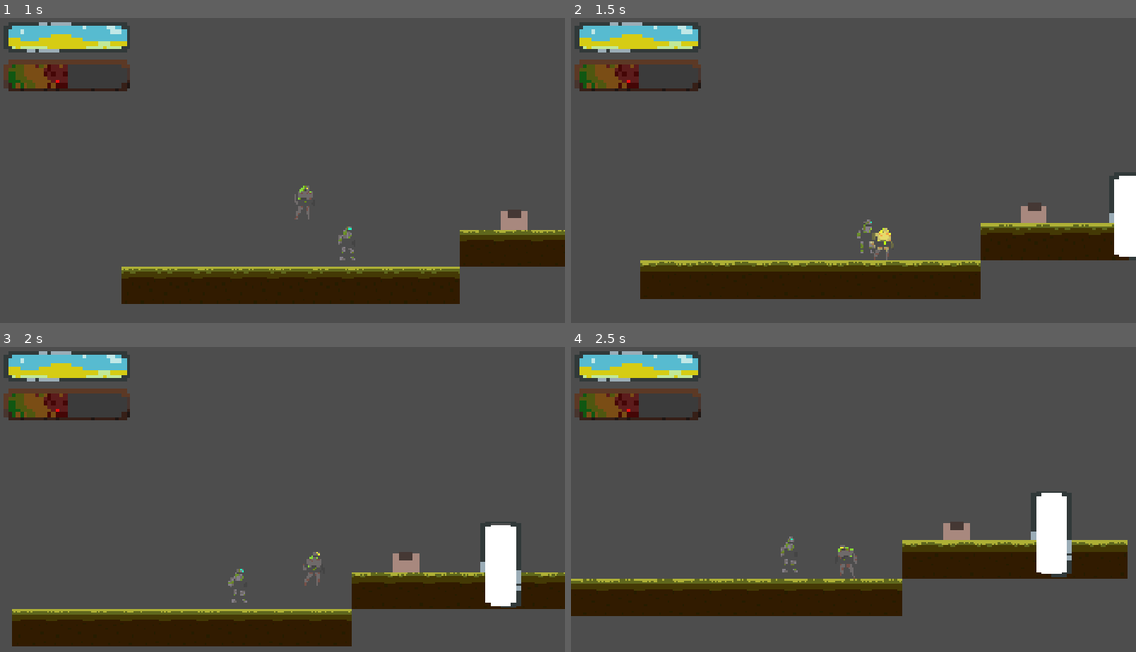
Above: before the commit, frames 1-4 (two rows, left to right).
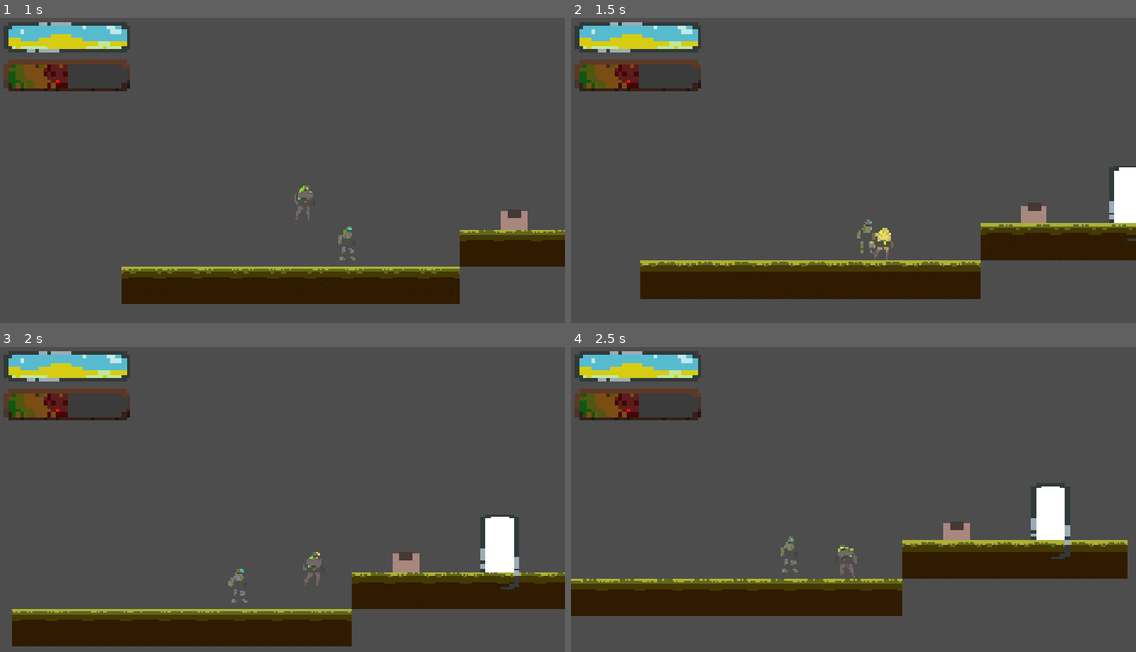
Above: after the commit, the same moments.

Repository: Luduturgist/Tech-2-Platformer
Game: Godot game, scene res://UI/Menus/Level Select.tscn
Same seed, same stepped clock (60 frames per second), same inputs: the game is played once before the commit and once after it. This scene is started directly instead of the project's main scene.
Inputs:
- Up to frame 1 (1 s): tap Enter (ui_accept) at 0.5 s; hold D (Right) from 0.53 s (still down); tap E (Interact) at 0.6 s; tap Space (Jump) at 0.77 s
- Up to frame 2 (1.5 s): keep holding D (Right); tap F (Cheer) at 1.35 s
- Up to frame 3 (2 s): keep holding D (Right); tap Space (Jump) at 1.52 s; tap E (Interact) at 1.55 s
- Up to frame 4 (2.5 s): release D (Right) at 2.03 s; hold A (Left) from 2.03 s (still down); tap E (Interact) at 2.1 s

Frame 1 is identical in both runs. In frame 2, 0.6% of the frame differs, in the area x 95-100%, y 48-80%; in frame 3, 1.1%, in the area x 85-93%, y 54-86%; in frame 4, 1.1%.

Commit message:
Door tweaks

Diff:
--- a/Godot/Petrichor/Interacteable/Door/door_object.gd
+++ b/Godot/Petrichor/Interacteable/Door/door_object.gd
@@ -1,7 +1,7 @@
 extends Event_Object
 class_name Door_Object
 
-@export var lock_open := true
+@export var lock_open := false
 @export var door_block: StaticBody2D
 
 func _trigger_event():
--- a/Godot/Petrichor/Interacteable/interacteable.gd
+++ b/Godot/Petrichor/Interacteable/interacteable.gd
@@ -5,6 +5,7 @@
 @export var player_area: Area2D
 
 @export var event_objects: Array[Event_Object]
+@export var single_use := true
 
 var local := true
 
@@ -13,19 +14,28 @@
 	player_area.body_exited.connect(try_player.bind(-1))
 
 func try_player(body: Node2D, i: int):
-	if body is PlayerMovement and body.local:
+	if not exhausted and body is PlayerMovement and body.local:
 		rpc("flip_light", i)
 		if i > 0:
 			body.interact.connect(interact)
 		else:
 			body.interact.disconnect(interact)
 
+var exhausted := false
 func interact():
+	if exhausted: return
+
 	for e in event_objects:
 		e._trigger_event()
+	if single_use:
+		rpc("flip_light", -10)
 
 var contacts: int = 0
 @rpc("any_peer", "call_local")
 func flip_light(i: int):
+	if i == -10:
+		contacts = 0
+		light.visible = false
+		exhausted = true
 	contacts += i
-	light.visible = contacts
+	light.visible = contacts > 0
--- a/Godot/Petrichor/World/Levels/Level 1/Level 1.tscn
+++ b/Godot/Petrichor/Level 1/Level 1.tscn
@@ -15,7 +15,10 @@
 size = Vector2(34, 20)
 
 [sub_resource type="RectangleShape2D" id="RectangleShape2D_t3nu2"]
-size = Vector2(26, 43)
+size = Vector2(24, 47)
+
+[sub_resource type="RectangleShape2D" id="RectangleShape2D_ju0ar"]
+size = Vector2(24, 2)
 
 [node name="Level1" type="Node2D" unique_id=1985103288 node_paths=PackedStringArray("playerA", "playerB", "camera", "gui")]
 script = ExtResource("1_5yvi0")
@@ -102,37 +105,46 @@
 position = Vector2(182, -32)
 script = ExtResource("9_fp4rx")
 door_block = NodePath("Block")
+metadata/_edit_group_ = true
 
 [node name="Sprite2D" type="Sprite2D" parent="Door" unique_id=84205515]
 z_index = -1
-position = Vector2(0, -6)
+position = Vector2(0, -17)
 rotation = -1.5707964
-scale = Vector2(2.3033211, 4.226361)
+scale = Vector2(2, 4)
 texture = ExtResource("10_t3nu2")
 vframes = 8
 
 [node name="Sprite2D2" type="Sprite2D" parent="Door" unique_id=1918853555]
 z_index = 1
-position = Vector2(17, -6)
+position = Vector2(16, -17)
 rotation = -1.5707964
-scale = Vector2(2.3033211, 4.226361)
+scale = Vector2(2, 4)
 texture = ExtResource("10_t3nu2")
 vframes = 8
 frame = 1
 
 [node name="Block" type="StaticBody2D" parent="Door" unique_id=1876634525]
-position = Vector2(9, 0)
+position = Vector2(9, -11)
 
 [node name="CollisionShape2D" type="CollisionShape2D" parent="Door/Block" unique_id=314885130]
-position = Vector2(0, -21.5)
+position = Vector2(-1, -12.5)
 shape = SubResource("RectangleShape2D_t3nu2")
 
 [node name="Sprite2D" type="Sprite2D" parent="Door/Block" unique_id=359817531]
 modulate = Color(17.275812, 17.275812, 17.275812, 1)
-position = Vector2(0, -5.8435364)
+z_index = -3
+position = Vector2(-1, -6)
 rotation = -1.5707964
-scale = Vector2(2.3033211, 4.226361)
+scale = Vector2(2, 4)
 texture = ExtResource("10_t3nu2")
 offset = Vector2(1, 0)
 vframes = 4
 frame = 1
+
+[node name="Frame" type="StaticBody2D" parent="Door" unique_id=1473358788]
+position = Vector2(0, -11)
+
+[node name="CollisionShape2D" type="CollisionShape2D" parent="Door/Frame" unique_id=1244093388]
+position = Vector2(8, -37)
+shape = SubResource("RectangleShape2D_ju0ar")
--- a/Godot/Petrichor/UI/Menus/Level Select.tscn
+++ b/Godot/Petrichor/UI/Menus/Level Select.tscn
@@ -6,7 +6,7 @@
 [node name="LevelSelect" type="CanvasLayer" unique_id=1351488328 node_paths=PackedStringArray("buttons", "flashes")]
 script = ExtResource("1_406it")
 buttons = [NodePath("GridContainer/Level 1/Button"), NodePath("GridContainer/Level 2/Button"), NodePath("GridContainer/Level 3/Button"), NodePath("GridContainer/Level 4/Button")]
-scenes = Array[String](["res://World/Levels/Level 1/Level 1.tscn", "res://World/Levels/Level 2/Level 2.tscn", "res://World/Levels/Level 3/Level 3.tscn", "res://World/Levels/Level 4/Level 4.tscn"])
+scenes = Array[String](["res://Level 1/Level 1.tscn", "res://Level 2/Level 2.tscn", "res://Level 3/Level 3.tscn", "res://Level 4/Level 4.tscn"])
 flashes = [NodePath("GridContainer/Level 1/Backing/Flash"), NodePath("GridContainer/Level 2/Backing/Flash"), NodePath("GridContainer/Level 3/Backing/Flash"), NodePath("GridContainer/Level 4/Backing/Flash")]
 auto_select = 0
 
--- a/Godot/Petrichor/UI/Menus/main_menu.gd
+++ b/Godot/Petrichor/UI/Menus/main_menu.gd
@@ -4,10 +4,11 @@
 
 func _ready() -> void:
 	$"Network Buttons/VBoxContainer/HBoxContainer/Host".pressed.connect(host_button)
-	$"Network Buttons/VBoxContainer/HBoxContainer2/Join".pressed.connect(join_button)
+	$"Network Buttons/VBoxContainer/HBoxContainer2/Join".pressed.connect(join_button.bind(""))
 	$"Host Waiting/Disconnect".pressed.connect(back_button)
 	$"Client Waiting/Disconnect".pressed.connect(back_button)
 	Wrapper.peer.peer_connected.connect(player_connected)
+	$"Network Buttons/VBoxContainer/HBoxContainer2/Join IP".text_submitted.connect(join_button)
 
 	$"Network Buttons/VBoxContainer/HBoxContainer/Local IP".text = Wrapper.localIP
 	$"Network Buttons/VBoxContainer/HBoxContainer2/Join IP".placeholder_text = Wrapper.localIP
@@ -17,12 +18,12 @@
 	Wrapper._host()
 	switch(true)
 
-func join_button():
-	Wrapper._join()
+func join_button(_s: String):
+	Wrapper._join($"Network Buttons/VBoxContainer/HBoxContainer2/Join IP".text)
 	switch()
 
 func back_button():
-	Wrapper._disconnect()
+	Wrapper._end_session()
 
 func player_connected(id: int):
 	print("Player " + str(id) + " joined!")
--- a/Godot/Petrichor/project.godot
+++ b/Godot/Petrichor/project.godot
@@ -33,6 +33,10 @@
 "res://Interacteable/": "teal",
 "res://Interacteable/Events/": "purple",
 "res://Interacteable/Events/Flash/": "yellow",
+"res://Level 1/": "red",
+"res://Level 2/": "red",
+"res://Level 3/": "red",
+"res://Level 4/": "red",
 "res://Player/": "orange",
 "res://Player/Actions/Swing/": "pink",
 "res://Player/River/": "blue",
Renamed: Godot/Petrichor/World/Levels/Level 2/Level 2.tscn -> Godot/Petrichor/Level 2/Level 2.tscn
Renamed: Godot/Petrichor/World/Levels/Level 3/Level 3.tscn -> Godot/Petrichor/Level 3/Level 3.tscn
Renamed: Godot/Petrichor/World/Levels/Level 4/Level 4.tscn -> Godot/Petrichor/Level 4/Level 4.tscn
Not shown, added: Godot/Petrichor/Level 1/Level 1.tscn6065147628.tmp
